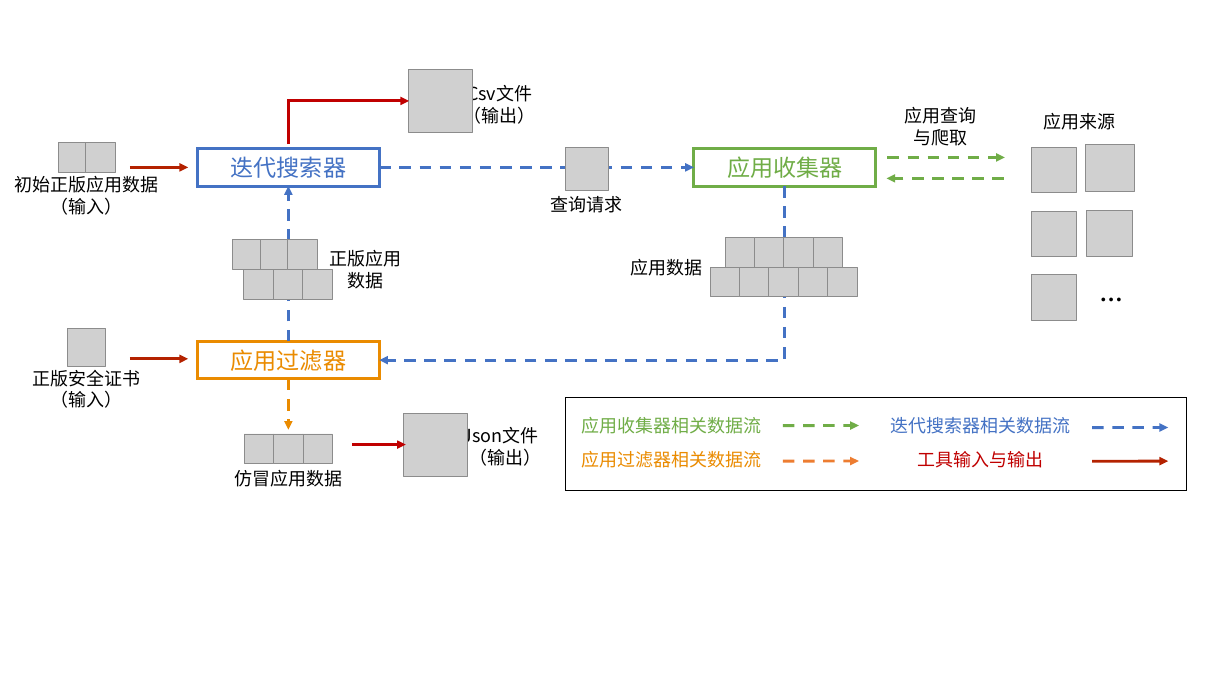
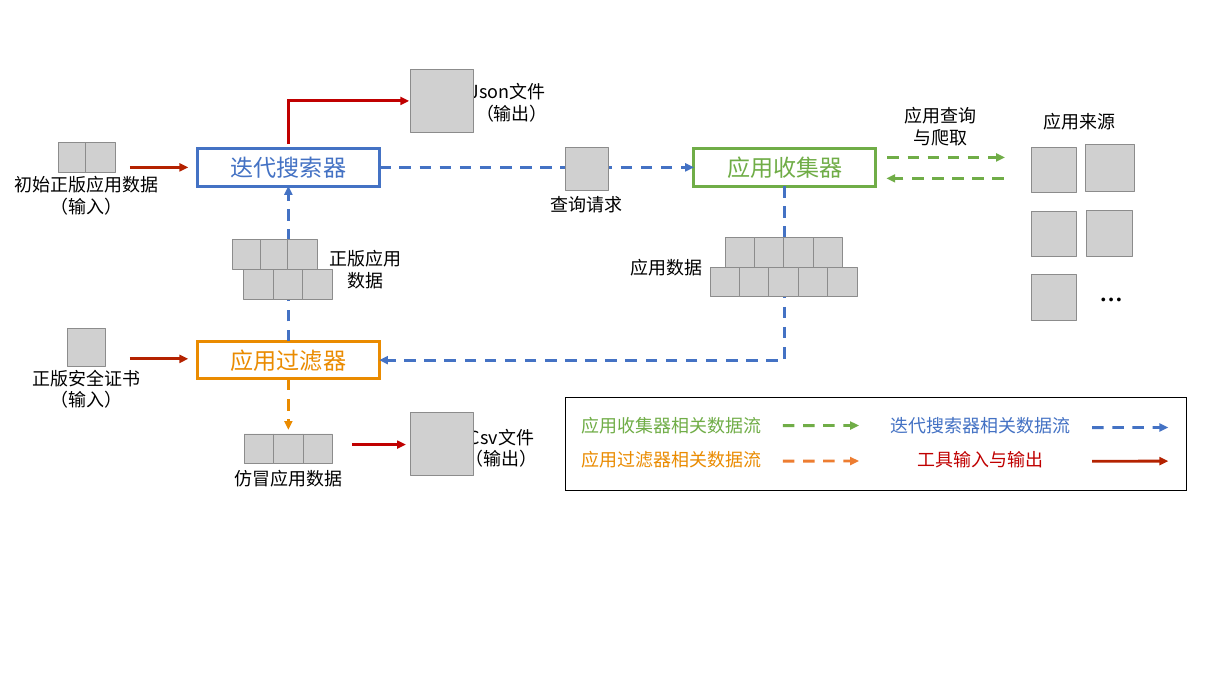
Before and after one commit to miniminiwhite/master-thesis, a slide deck: slide 4 of edwin_2019/Figures/edwin-overview.pptx. Drawn at 1232x693 pixels with LibreOffice and Linux fonts; fonts in the diff are those of the drawing; grey boxes stand for pictures. Boxes give left, top, right and bottom in pixels: in the first picture for what was removed or moved away, otherwise in the second. Text is boxed around its words. In the diff, an @@ line names an element or a change of style, - is before the commit and + after.

```diff
--- a/edwin_2019/Figures/edwin-overview.pptx
+++ b/edwin_2019/Figures/edwin-overview.pptx
@@ picture: place and size @@
-picture at box(404, 414, 467, 477)
+picture at box(411, 69, 474, 132)
@@ text "Json文件": place and size @@
-text "Json文件" at box(463, 424, 541, 466)
+text "Json文件" at box(469, 80, 548, 122)
@@ picture: place and size @@
-picture at box(409, 69, 472, 132)
+picture at box(411, 413, 474, 476)
@@ text "Csv文件": place and size @@
-text "Csv文件" at box(464, 82, 536, 127)
+text "Csv文件" at box(465, 425, 537, 471)
```
Also in this commit, not shown: 13 other files.
